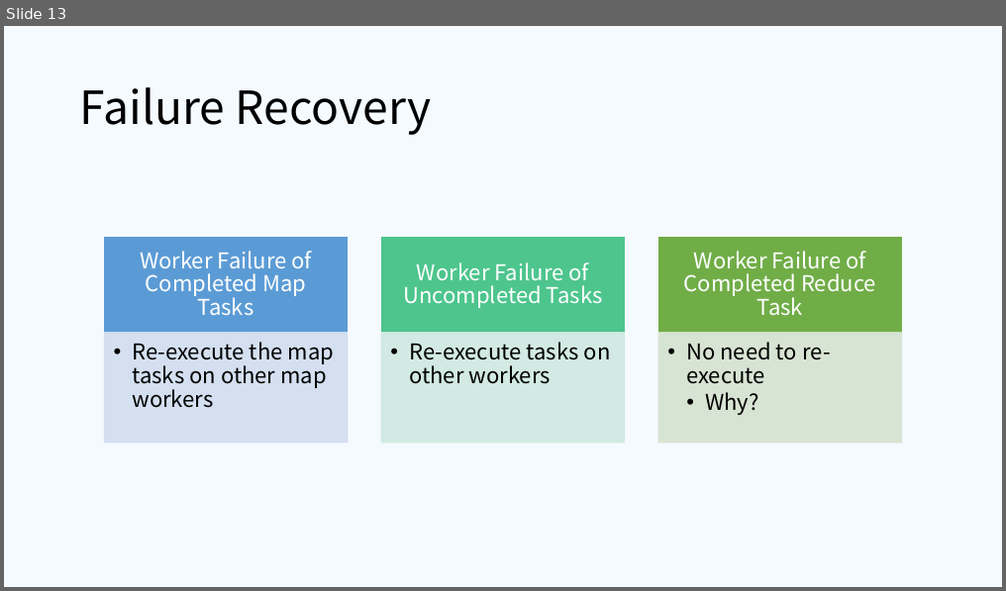
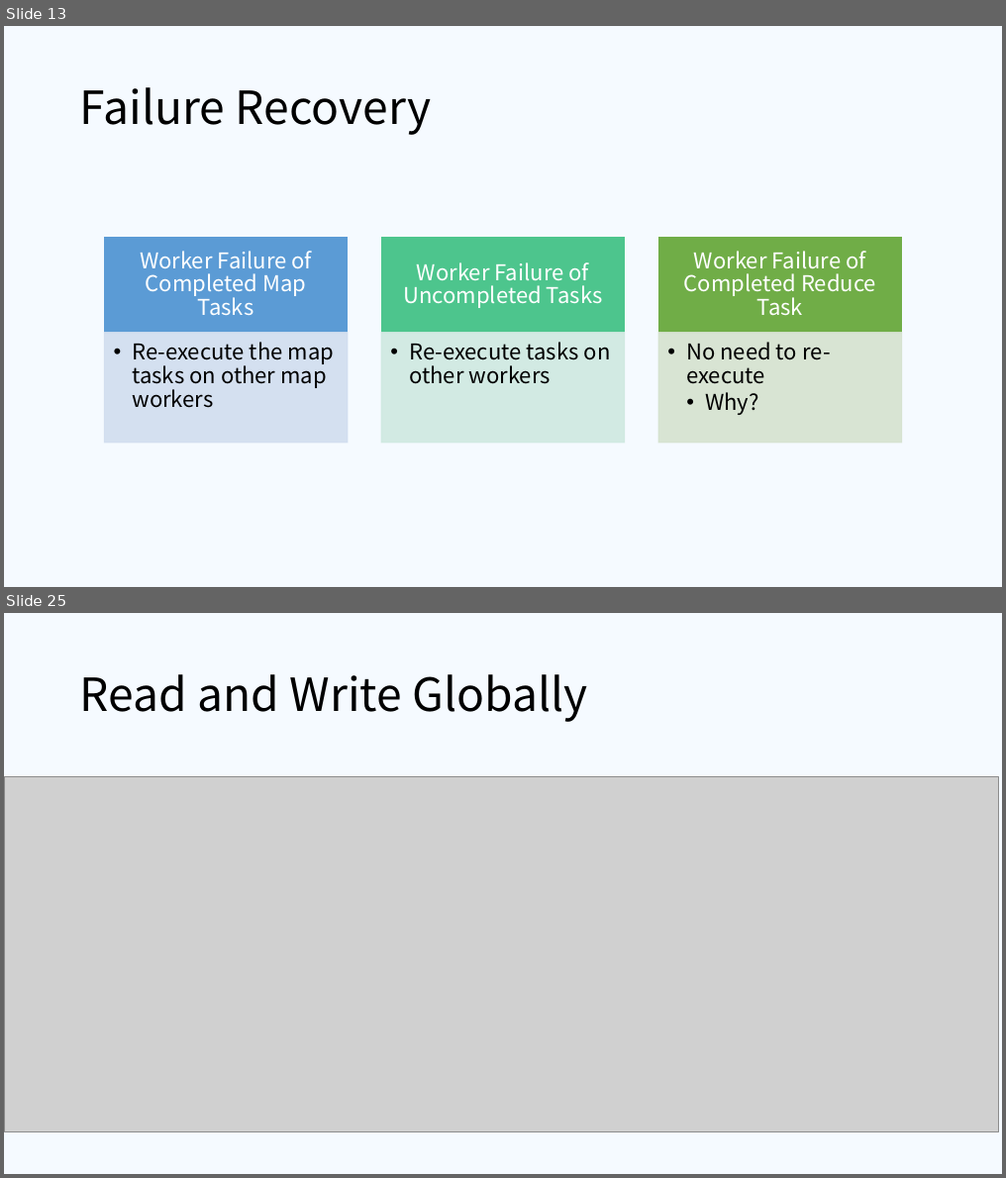
Before and after one commit to ifsheldon/OSLearning, a slide deck: project/MapReduce/pre.pptx. Shown one above the other, each under a label of ours: slide 13 before the commit, slides 13 and 25 after it; the slides between them are not shown. The pictures are 1006x591 and 1006x1178 pixels, drawn with LibreOffice and Linux fonts; fonts in the diff are those of the drawing; grey boxes stand for pictures. Boxes give left, top, right and bottom in pixels: in the first picture for what was removed or moved away, otherwise in the second. Text is boxed around its words. In the diff, an @@ line names an element or a change of style, - is before the commit and + after.

```diff
--- a/project/MapReduce/pre.pptx
+++ b/project/MapReduce/pre.pptx
@@ slide 25 added at bbox=[4, 613, 1002, 1174], background #F5FAFF @@
@@ title added at bbox=[80, 674, 588, 722], 44 pt, text #000000 @@
+Read and Write Globally
@@ picture added at bbox=[4, 777, 999, 1133] @@
```
Also in this commit, not shown: 11 slides changed, 8 other slides added, 6 slides removed, 1 other file.
